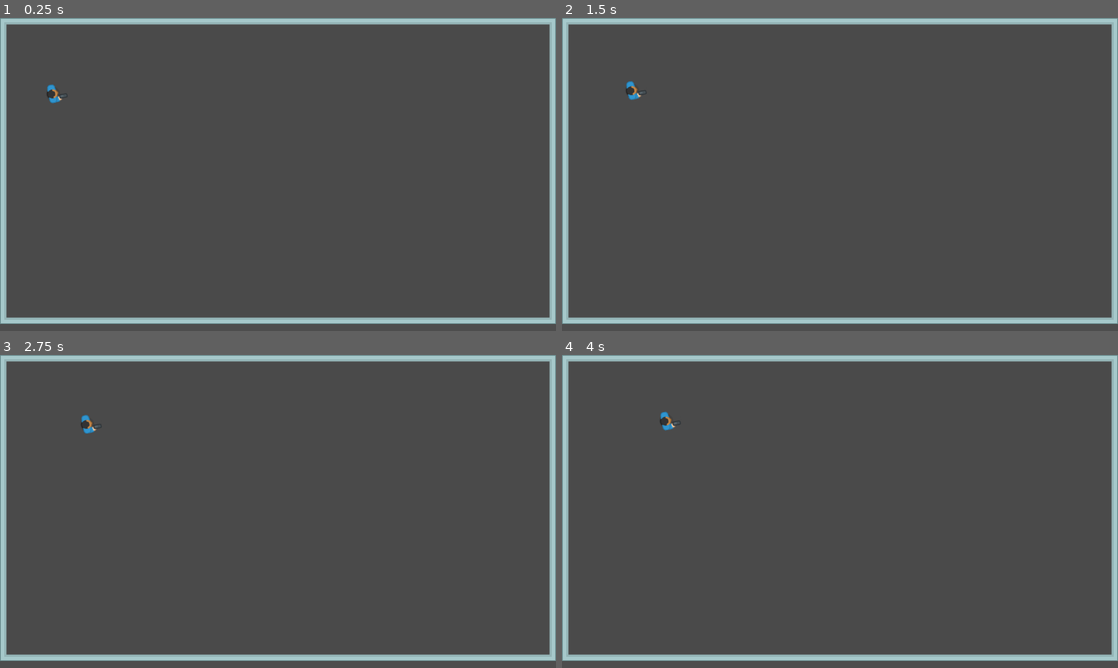
Above: before the commit, frames 1-4 (two rows, left to right).
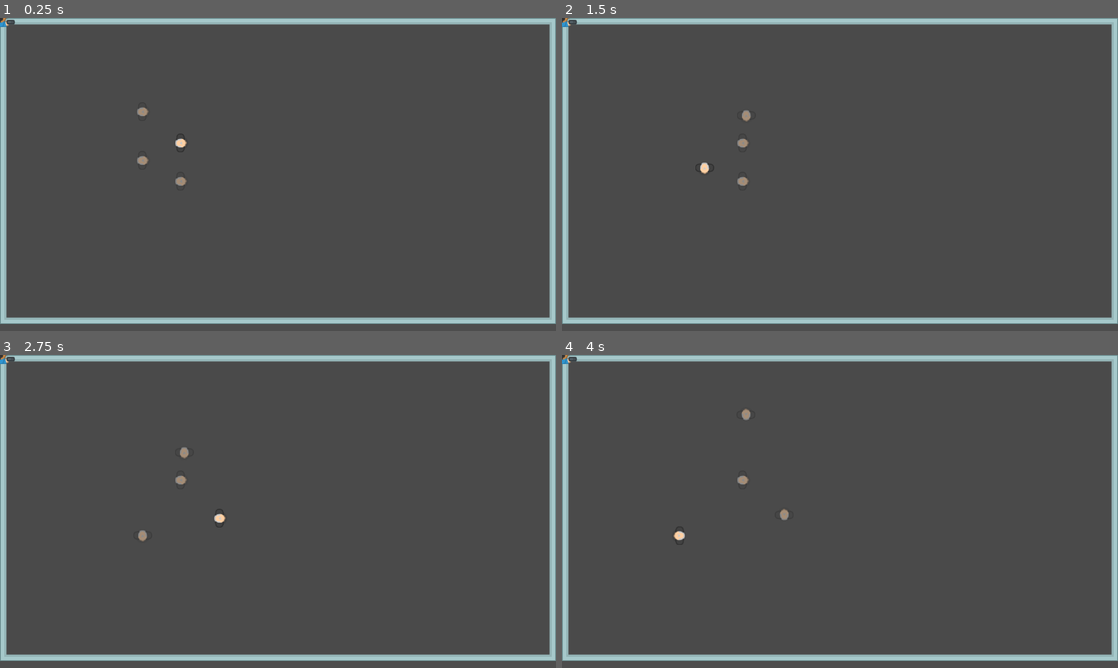
Above: after the commit, the same moments.

Repository: stesim/stammheim
Game: Godot game, scene res://sandbox.tscn
Same seed, same stepped clock (60 frames per second), same inputs: the game is played once before the commit and once after it.
Inputs:
- Up to frame 1 (0.25 s): no input
- Up to frame 2 (1.5 s): tap Enter at 0.5 s; hold D (move_right, bound only after the commit) 0.53-1.28 s; hold Tab (switch_character, bound only after the commit) 0.53-1.28 s; tap Space at 1.25 s; hold S (move_down, bound only after the commit) from 1.28 s (still down); tap Tab (switch_character, bound only after the commit) at 1.35 s
- Up to frame 3 (2.75 s): release S (move_down, bound only after the commit) at 2.03 s; hold D (move_right, bound only after the commit) from 2.03 s (still down); hold Tab (switch_character, bound only after the commit) from 2.03 s (still down)
- Up to frame 4 (4 s): release D (move_right, bound only after the commit) at 2.78 s; release Tab (switch_character, bound only after the commit) at 2.78 s; hold W (move_up, bound only after the commit) 2.78-3.53 s; tap Tab (switch_character, bound only after the commit) at 2.85 s; hold A (move_left, bound only after the commit) from 3.53 s (still down); hold Tab (switch_character, bound only after the commit) from 3.53 s (still down)

The runs differ from the first frame. In frame 1, 0.3% of the frame differs, in the area x 0-34%, y 0-54%; in frame 2, 0.3%; in frame 3, 0.3%; in frame 4, 0.3%.

Commit message:
added prisoners

Diff:
--- /dev/null
+++ b/prisoner.gd
@@ -0,0 +1,37 @@
+extends CharacterBody2D
+
+
+@export var speed := 128.0
+@export var player_controlled := false :
+	set(value):
+		player_controlled = value
+		set_physics_process(player_controlled)
+		modulate.a = 1.0 if player_controlled else 0.5
+
+
+func _ready() -> void:
+	player_controlled = player_controlled
+
+
+func _physics_process(_delta : float) -> void:
+	var direction := Input.get_vector(&"move_left", &"move_right", &"move_up", &"move_down")
+	velocity = speed * direction
+	if velocity:
+		rotation = velocity.angle()
+	move_and_slide()
+
+
+func _unhandled_input(event : InputEvent) -> void:
+	if not player_controlled:
+		return
+	if event.is_action_pressed(&"switch_character"):
+		_switch_character()
+
+
+func _switch_character() -> void:
+	var prisoners := get_tree().get_nodes_in_group(&"prisoners")
+	var current_character_index := prisoners.find(self)
+	var next_character := prisoners[(current_character_index + 1) % prisoners.size()]
+
+	self.player_controlled = false
+	next_character.player_controlled = true
--- /dev/null
+++ b/prisoner.tscn
@@ -0,0 +1,19 @@
+[gd_scene load_steps=4 format=3 uid="uid://jpjqw4ordrv8"]
+
+[ext_resource type="Script" path="res://prisoner.gd" id="1_eoj10"]
+[ext_resource type="Texture2D" uid="uid://bdtk2w8ctl427" path="res://assets/spritesheet_characters.png" id="1_xgo1q"]
+
+[sub_resource type="CircleShape2D" id="CircleShape2D_o441j"]
+radius = 16.0
+
+[node name="prisoner" type="CharacterBody2D" groups=["prisoners"]]
+script = ExtResource("1_eoj10")
+
+[node name="sprite" type="Sprite2D" parent="."]
+position = Vector2(1, 0)
+texture = ExtResource("1_xgo1q")
+region_enabled = true
+region_rect = Rect2(459, 132, 34, 44)
+
+[node name="collision_shape" type="CollisionShape2D" parent="."]
+shape = SubResource("CircleShape2D_o441j")
--- a/project.godot
+++ b/project.godot
@@ -19,3 +19,31 @@
 
 window/size/viewport_width=1280
 window/size/viewport_height=720
+
+[input]
+
+move_up={
+"deadzone": 0.5,
+"events": [Object(InputEventKey,"resource_local_to_scene":false,"resource_name":"","device":-1,"window_id":0,"alt_pressed":false,"shift_pressed":false,"ctrl_pressed":false,"meta_pressed":false,"pressed":false,"keycode":0,"physical_keycode":87,"key_label":0,"unicode":119,"echo":false,"script":null)
+]
+}
+move_down={
+"deadzone": 0.5,
+"events": [Object(InputEventKey,"resource_local_to_scene":false,"resource_name":"","device":-1,"window_id":0,"alt_pressed":false,"shift_pressed":false,"ctrl_pressed":false,"meta_pressed":false,"pressed":false,"keycode":0,"physical_keycode":83,"key_label":0,"unicode":115,"echo":false,"script":null)
+]
+}
+move_left={
+"deadzone": 0.5,
+"events": [Object(InputEventKey,"resource_local_to_scene":false,"resource_name":"","device":-1,"window_id":0,"alt_pressed":false,"shift_pressed":false,"ctrl_pressed":false,"meta_pressed":false,"pressed":false,"keycode":0,"physical_keycode":65,"key_label":0,"unicode":97,"echo":false,"script":null)
+]
+}
+move_right={
+"deadzone": 0.5,
+"events": [Object(InputEventKey,"resource_local_to_scene":false,"resource_name":"","device":-1,"window_id":0,"alt_pressed":false,"shift_pressed":false,"ctrl_pressed":false,"meta_pressed":false,"pressed":false,"keycode":0,"physical_keycode":68,"key_label":0,"unicode":100,"echo":false,"script":null)
+]
+}
+switch_character={
+"deadzone": 0.5,
+"events": [Object(InputEventKey,"resource_local_to_scene":false,"resource_name":"","device":-1,"window_id":0,"alt_pressed":false,"shift_pressed":false,"ctrl_pressed":false,"meta_pressed":false,"pressed":false,"keycode":0,"physical_keycode":4194306,"key_label":0,"unicode":0,"echo":false,"script":null)
+]
+}
--- a/sandbox.tscn
+++ b/sandbox.tscn
@@ -1,7 +1,8 @@
-[gd_scene load_steps=5 format=3 uid="uid://dxdxaip521lcq"]
+[gd_scene load_steps=6 format=3 uid="uid://dxdxaip521lcq"]
 
 [ext_resource type="Texture2D" uid="uid://cw3l3600ciwa7" path="res://assets/spritesheet_tiles.png" id="1_atx4v"]
 [ext_resource type="PackedScene" uid="uid://opog1ttqf8wp" path="res://walking_guard.tscn" id="2_qglee"]
+[ext_resource type="PackedScene" uid="uid://jpjqw4ordrv8" path="res://prisoner.tscn" id="3_t6lhf"]
 
 [sub_resource type="TileSetAtlasSource" id="TileSetAtlasSource_sbren"]
 texture = ExtResource("1_atx4v")
@@ -352,3 +353,16 @@
 layer_0/tile_data = PackedInt32Array(655379, 1114112, 11, 19, 1114112, 10, 0, 1048576, 10, 589824, 851968, 12, 655360,  …(4211 unchanged characters)…
 
 [node name="walking_guard" parent="." instance=ExtResource("2_qglee")]
+
+[node name="prisoner" parent="." instance=ExtResource("3_t6lhf")]
+position = Vector2(416, 288)
+player_controlled = true
+
+[node name="prisoner2" parent="." instance=ExtResource("3_t6lhf")]
+position = Vector2(328, 216)
+
+[node name="prisoner3" parent="." instance=ExtResource("3_t6lhf")]
+position = Vector2(328, 328)
+
+[node name="prisoner4" parent="." instance=ExtResource("3_t6lhf")]
+position = Vector2(416, 376)
--- a/walking_guard.tscn
+++ b/walking_guard.tscn
@@ -4,10 +4,6 @@
 [ext_resource type="Script" path="res://walking_guard.gd" id="1_tf2n0"]
 
 [sub_resource type="Curve2D" id="Curve2D_idiys"]
-_data = {
-"points": PackedVector2Array(0, 0, 0, 0, 112, 176, 0, 0, 0, 0, 280, 144, 0, 0, 0, 0, 392, 264, 0, 0, 0, 0, 272, 368, 0, 0, 0, 0, 104, 304, 0, 0, 0, 0, 112, 176)
-}
-point_count = 6
 
 [node name="walking_guard" type="Path2D"]
 curve = SubResource("Curve2D_idiys")
